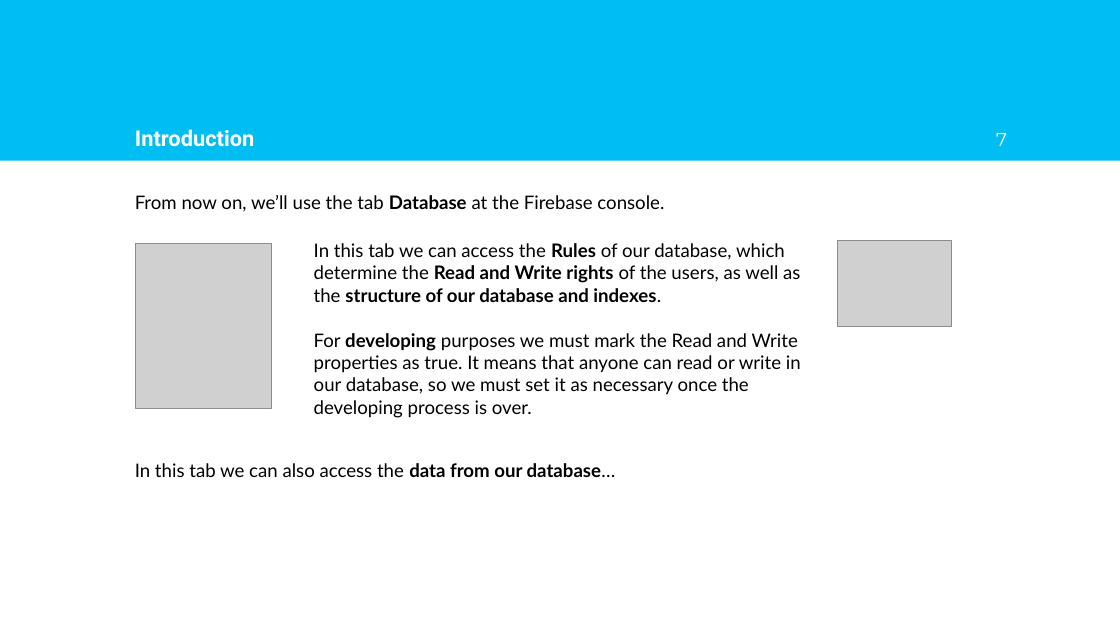
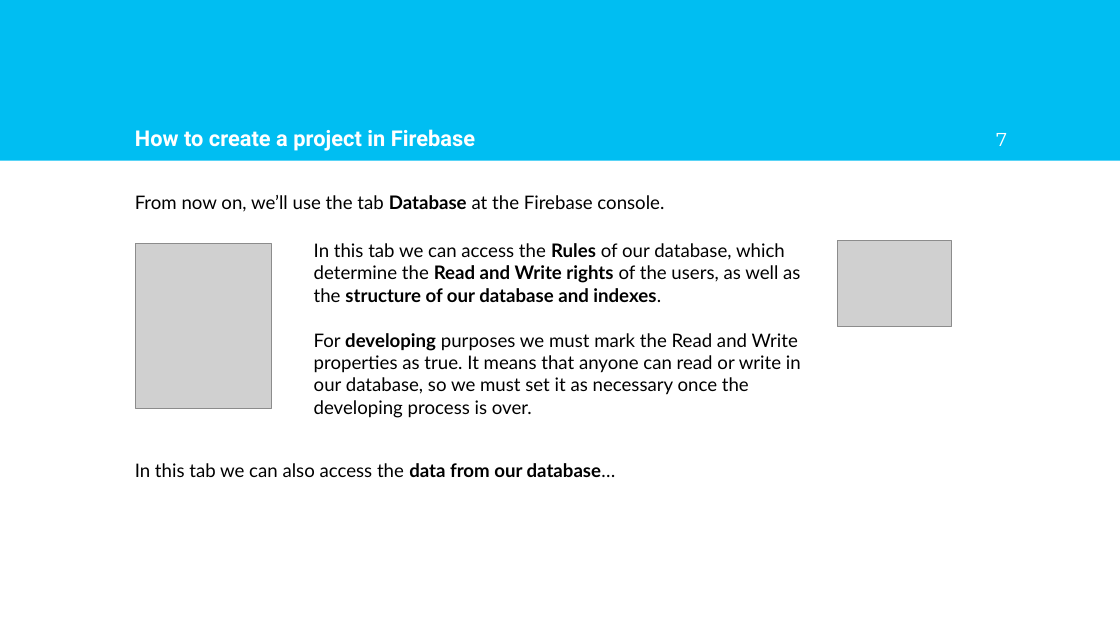
Before and after one commit to AlfonsoLRz/Firebase-Tutorial, a slide deck: slide 7 of doc/Tutorial.pptx. Drawn at 1120x630 pixels with LibreOffice and Linux fonts; fonts in the diff are those of the drawing; grey boxes stand for pictures; background and template pictures are left out. Boxes give left, top, right and bottom in pixels: in the first picture for what was removed or moved away, otherwise in the second. Text is boxed around its words. In the diff, an @@ line names an element or a change of style, - is before the commit and + after.

```diff
--- a/doc/Tutorial.pptx
+++ b/doc/Tutorial.pptx
@@ title at bbox=[135, 129, 475, 151]: text changed @@
-Introduction
+How to create a project in Firebase
```
Also in this commit, not shown: 2 other slides changed, 11 slides added, 24 slides removed, 2 other files.
